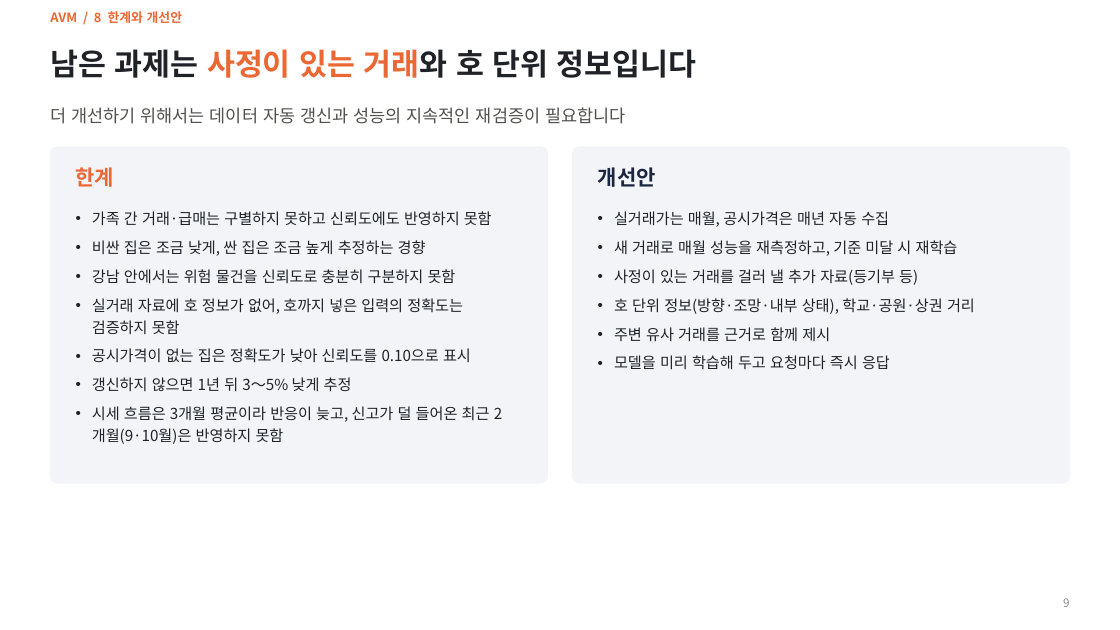
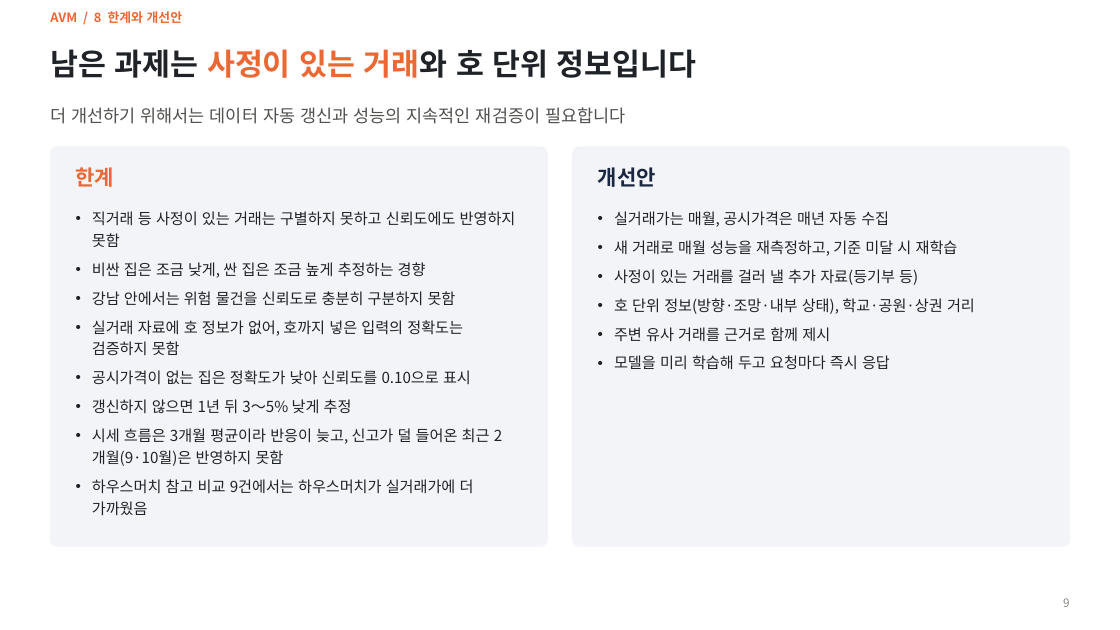
Before and after one commit to KimInSeok-DA/DA_Seoul_Villa_AVM, a slide deck: slide 9 of presentation/AVM_발표_요약.pptx. Drawn at 1120x630 pixels with LibreOffice and Linux fonts; fonts in the diff are those of the drawing. Boxes give left, top, right and bottom in pixels: in the first picture for what was removed or moved away, otherwise in the second. Text is boxed around its words. In the diff, an @@ line names an element or a change of style, - is before the commit and + after.

Commit message:
외부 검토 반영: PPT 장 사이 모순·표기 정리, 검증 조건 각주, 요약본 표지 숫자, README 실행 시간

```diff
--- a/presentation/AVM_발표_요약.pptx
+++ b/presentation/AVM_발표_요약.pptx
@@ rounded rectangle: place and size @@
-rounded rectangle at [50, 147, 548, 483]
+rounded rectangle at [50, 147, 548, 546]
@@ rounded rectangle at [50, 147, 548, 546]: proportions changed @@
@@ rounded rectangle at [573, 147, 1070, 546]: proportions changed @@
@@ rounded rectangle: place and size @@
-rounded rectangle at [573, 147, 1070, 483]
+rounded rectangle at [573, 147, 1070, 546]
@@ text at [92, 211, 516, 247]: text changed @@
-• 가족 간 거래·급매는 구별하지 못하고 신뢰도에도 반영하지 못함
+• 직거래 등 사정이 있는 거래는 구별하지 못하고 신뢰도에도 반영하지 못함
@@ text at [92, 479, 474, 515]: paragraph added @@
+• 하우스머치 참고 비교 9건에서는 하우스머치가 실거래가에 더 가까웠음
```
Also in this commit, not shown: 4 other slides changed, 7 other files.
